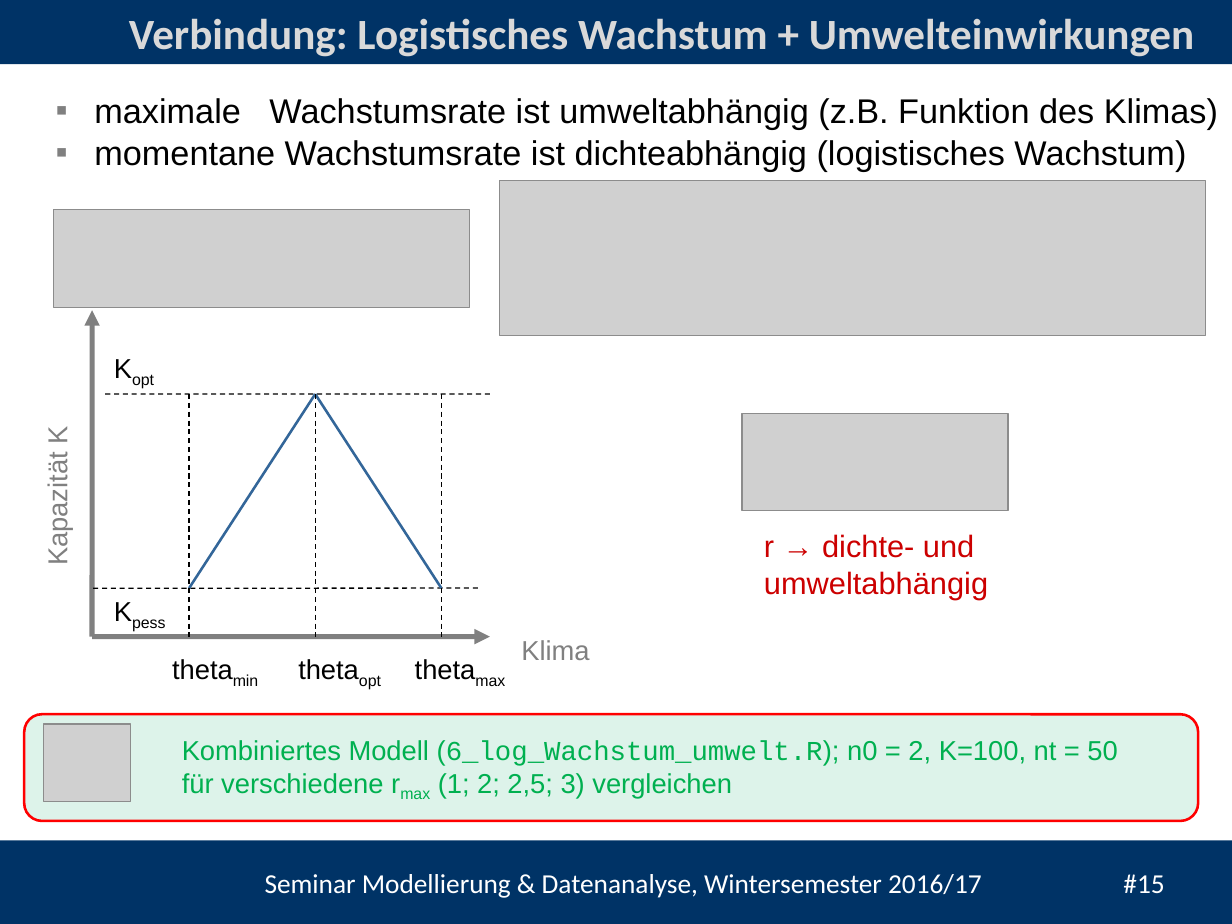
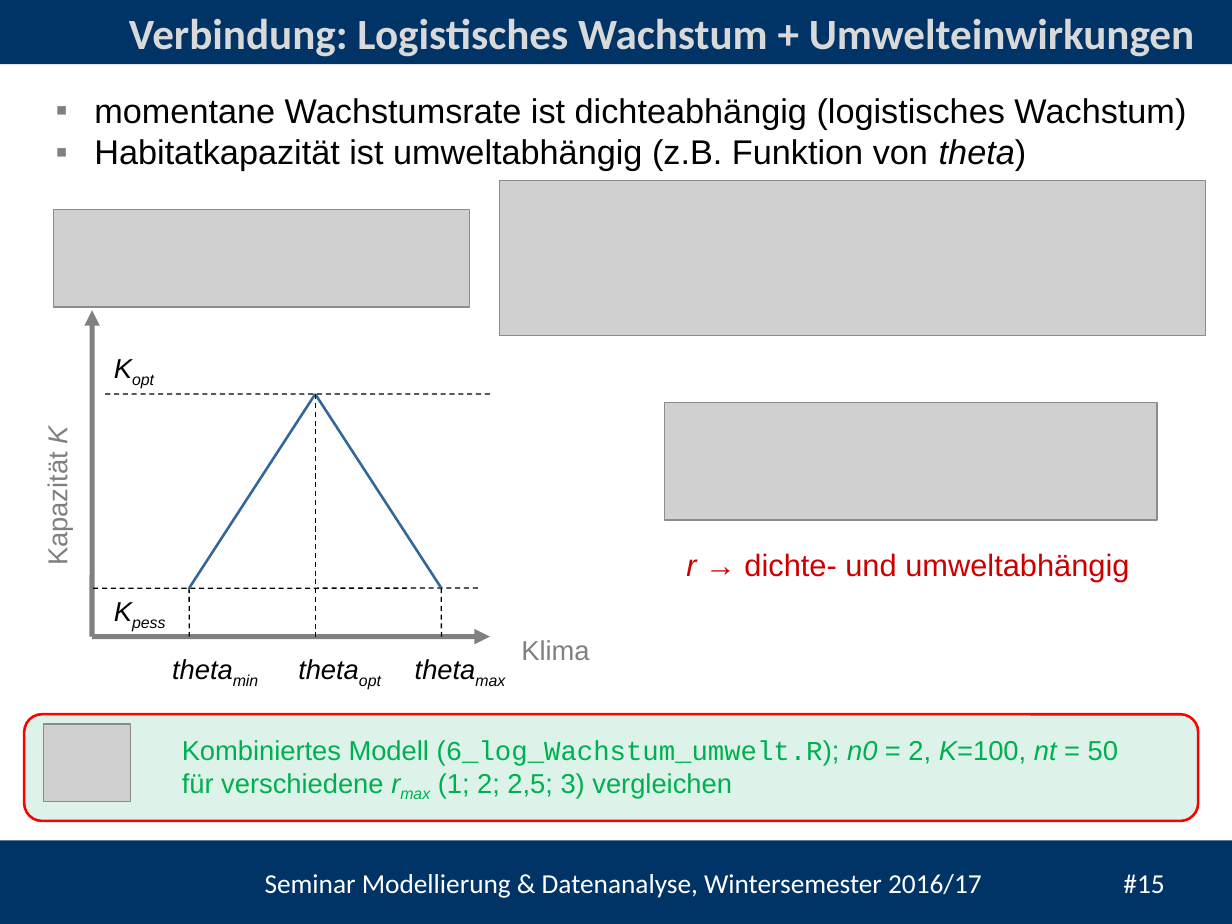
Before and after one commit to heistermann/Einf_Modellierung, a slide deck: slide 15 of Termin_2/Termin_2_Populationsmodelle.pptx. Drawn at 1232x924 pixels with LibreOffice and Linux fonts; fonts in the diff are those of the drawing; grey boxes stand for pictures; background and template pictures are left out. Boxes give left, top, right and bottom in pixels: in the first picture for what was removed or moved away, otherwise in the second. Text is boxed around its words. In the diff, an @@ line names an element or a change of style, - is before the commit and + after.

```diff
--- a/Termin_2/Termin_2_Populationsmodelle.pptx
+++ b/Termin_2/Termin_2_Populationsmodelle.pptx
@@ text at [94, 98, 1218, 130]: paragraph removed @@
-▪ maximale Wachstumsrate ist umweltabhängig (z.B. Funktion des Klimas)
@@ text at [94, 139, 1027, 171]: paragraph added @@
+▪ Habitatkapazität ist umweltabhängig (z.B. Funktion von theta)
@@ text "Kapazität K" at [43, 427, 74, 563]: italic on in "K" @@
@@ picture: place and size @@
-picture at [742, 414, 1008, 511]
+picture at [664, 403, 1157, 521]
@@ text "r → dichte- und umweltabhängig": place and size @@
-text "r → dichte- und umweltabhängig" at [764, 534, 988, 599]
+text "r → dichte- und umweltabhängig" at [686, 553, 1129, 582]
@@ text "r → dichte- und umweltabhängig" at [686, 553, 1129, 582]: italic on in "r" @@
@@ line moved from (190, 394) - (190, 637) to (190, 588) - (190, 637) @@
@@ line moved from (441, 394) - (441, 637) to (441, 588) - (441, 637) @@
@@ italic on in 5 elements at [102, 588, 185, 633], [102, 346, 171, 392], [160, 647, 276, 692], [403, 647, 524, 692], [286, 647, 398, 692] @@
@@ text "Kombiniertes Modell (6_log_Wachstum_umwelt.R); n0 = ..." at [182, 740, 1118, 798]: italic on in "n0 K=100, nt rmax" @@
```
Also in this commit, not shown: 7 other slides changed, 1 other file.
